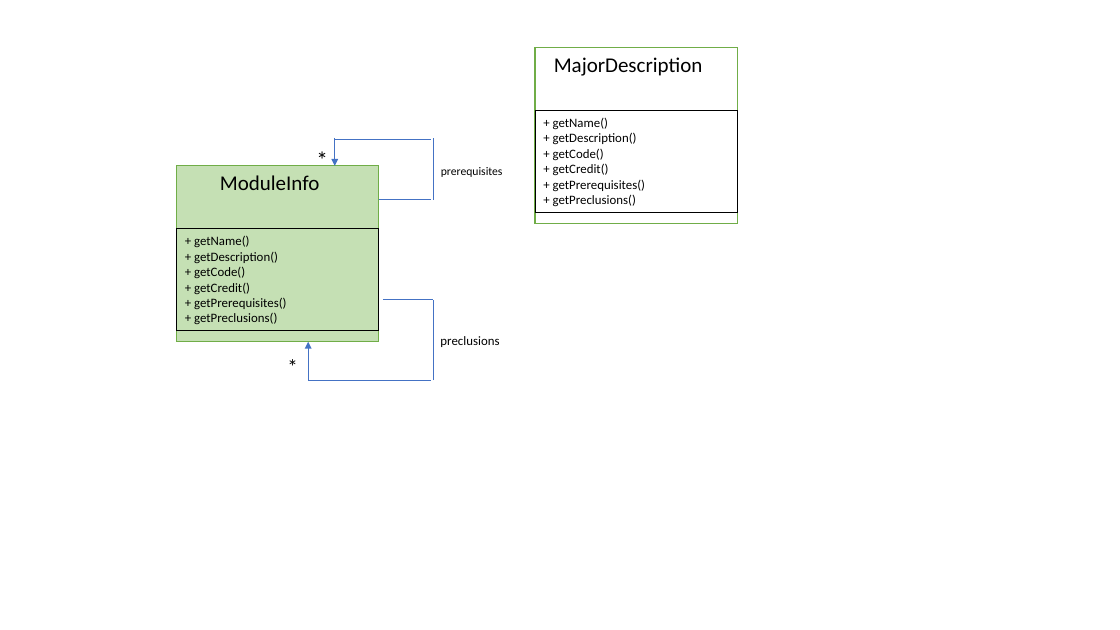
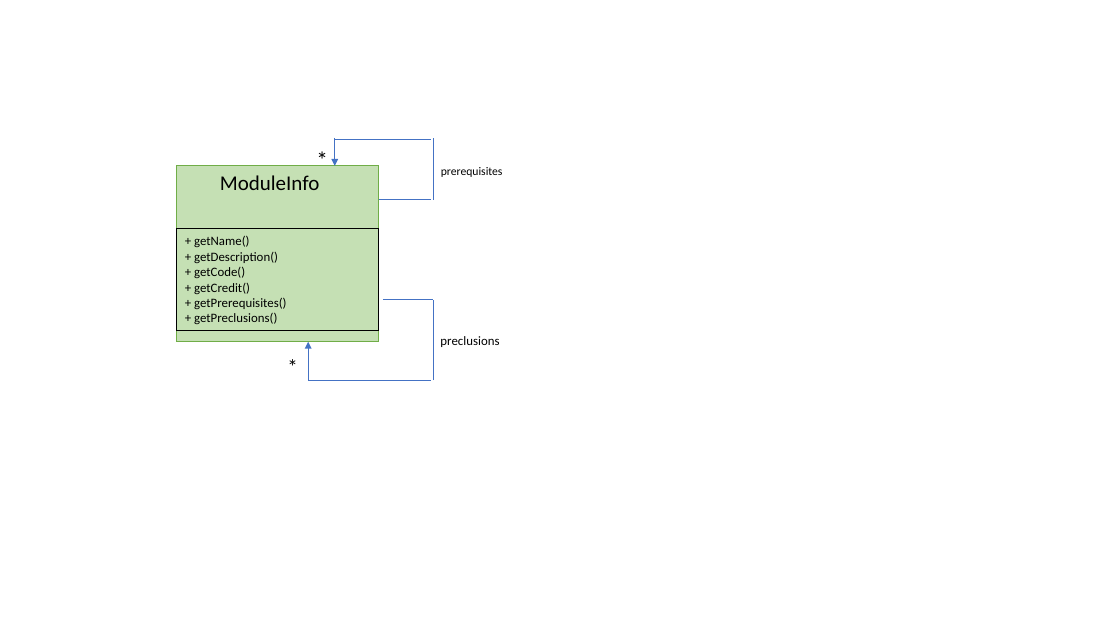
Before and after one commit to CS2103-AY1819S1-T16-4/main, a slide deck: slide 1 of docs/diagrams/ModuleInfoClassDiagram.pptx. Drawn at 1120x630 pixels with LibreOffice and Linux fonts; fonts in the diff are those of the drawing. Boxes give left, top, right and bottom in pixels: in the first picture for what was removed or moved away, otherwise in the second. Text is boxed around its words. In the diff, an @@ line names an element or a change of style, - is before the commit and + after.

```diff
--- a/docs/diagrams/ModuleInfoClassDiagram.pptx
+++ b/docs/diagrams/ModuleInfoClassDiagram.pptx
@@ rectangle removed at (x1=535, y1=48, x2=738, y2=223) @@
@@ text removed at (x1=554, y1=57, x2=703, y2=76) @@
-MajorDescription
@@ rectangle removed at (x1=535, y1=111, x2=738, y2=213) @@
-+ getName()
-+ getDescription()
-+ getCode()
-+ getCredit()
-+ getPrerequisites()
-+ getPreclusions()
```
Also in this commit, not shown: 2 other files.
